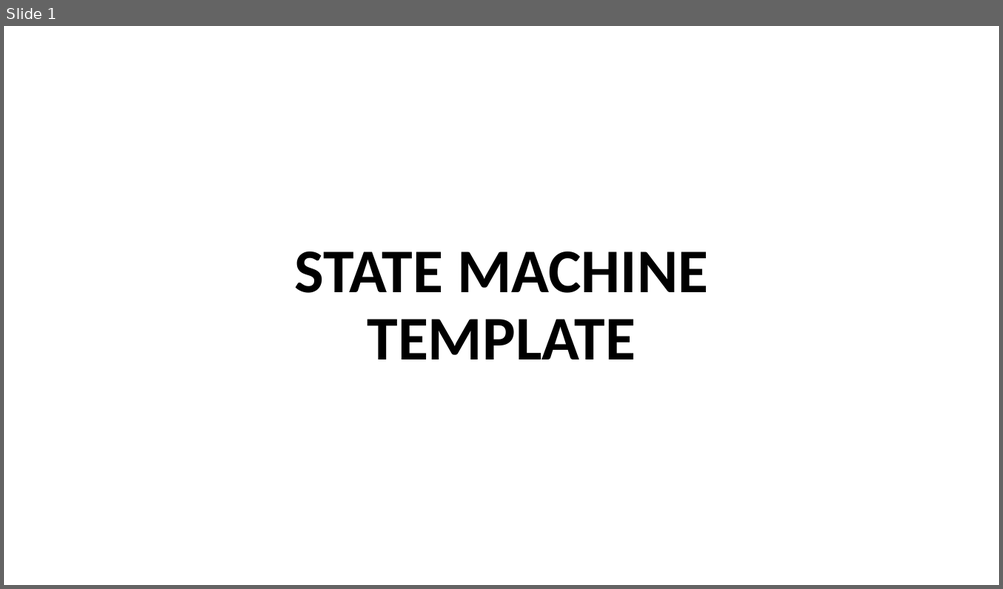
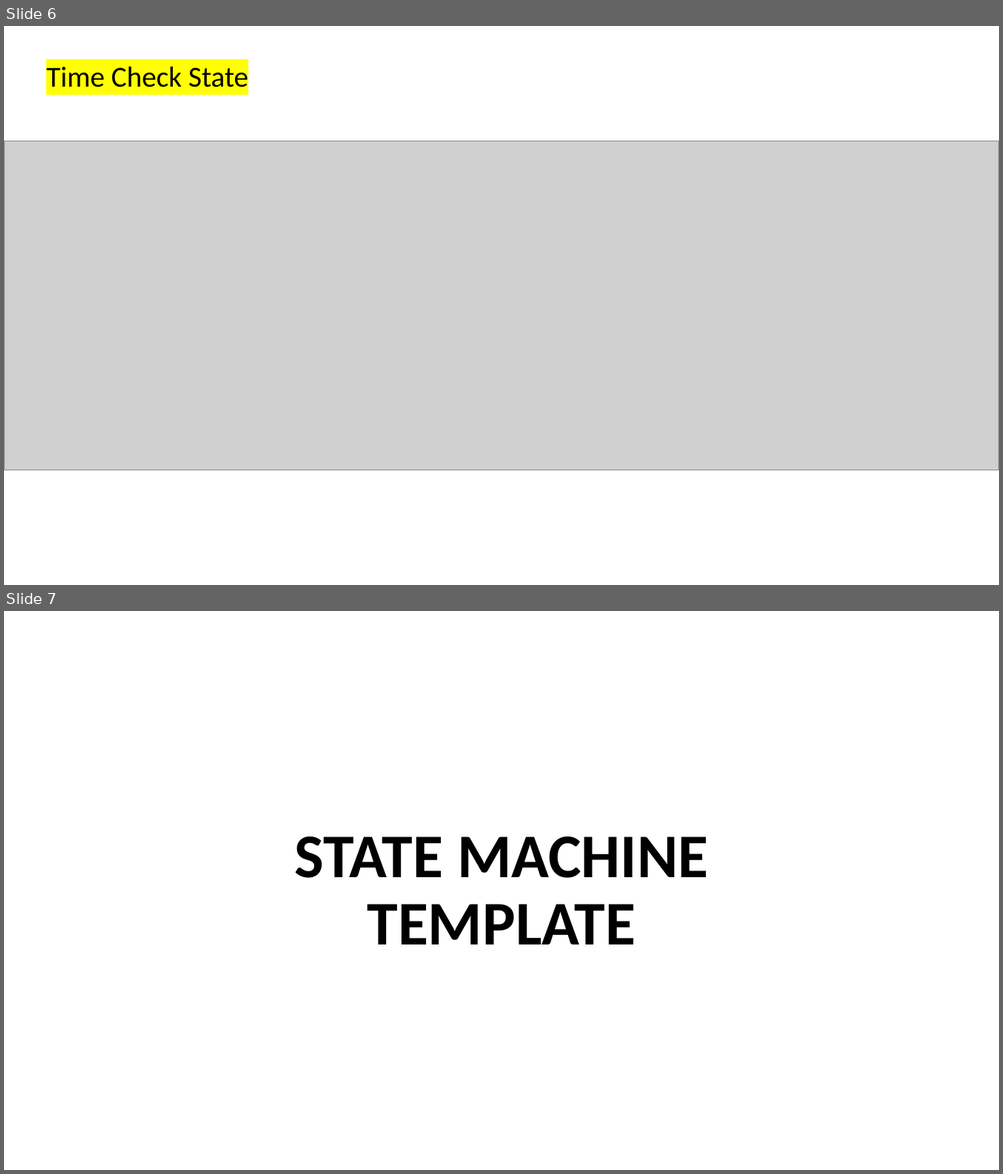
Before and after one commit to thaitechzone/LabVIEW-Code-for-Training, a slide deck: TempateEvent State Machine .pptx. Shown one above the other, each under a label of ours: slide 1 before the commit, slides 6 and 7 after it. The pictures are 1003x589 and 1003x1174 pixels, drawn with LibreOffice and Linux fonts; fonts in the diff are those of the drawing; grey boxes stand for pictures. Boxes give left, top, right and bottom in pixels: in the first picture for what was removed or moved away, otherwise in the second. Text is boxed around its words. In the diff, an @@ line names an element or a change of style, - is before the commit and + after.

Commit message:
add ppt

```diff
--- a/TempateEvent State Machine .pptx
+++ b/TempateEvent State Machine .pptx
@@ slide 6 added at (4, 26, 999, 585), background #FFFFFF @@
@@ text added at (46, 66, 248, 87), 28 pt, text #000000 @@
+Time Check State
@@ picture added at (4, 141, 999, 471) @@
@@ what was slide 1 is now slide 7 @@
```
Also in this commit, not shown: 5 other slides added, 1 other file.
